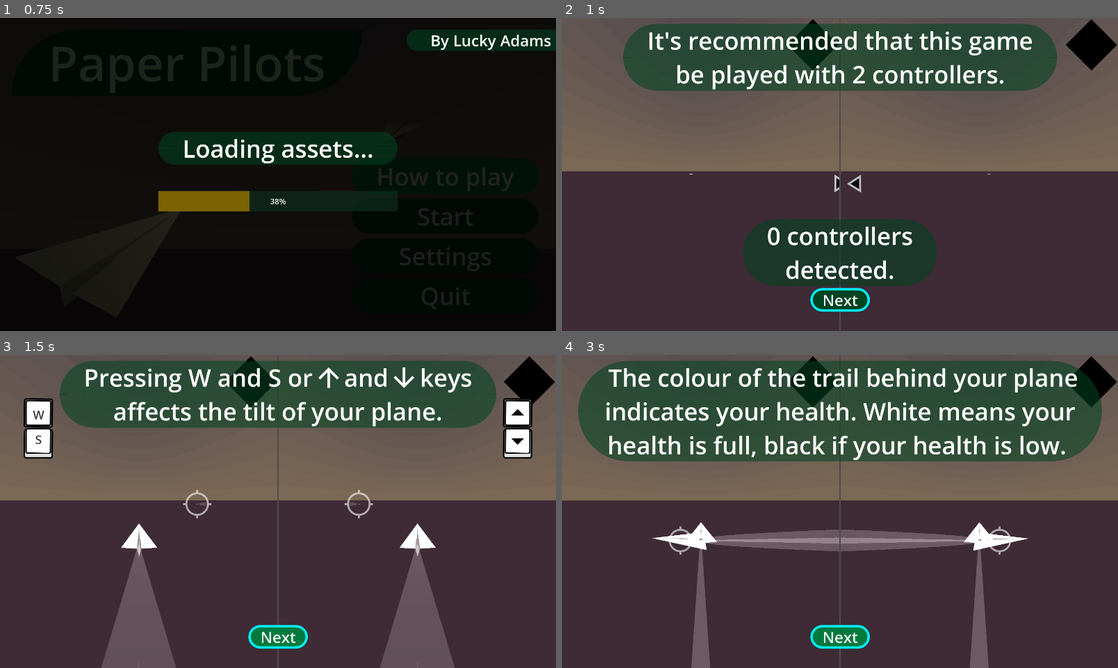
Above: before the commit, frames 1-4 (two rows, left to right).
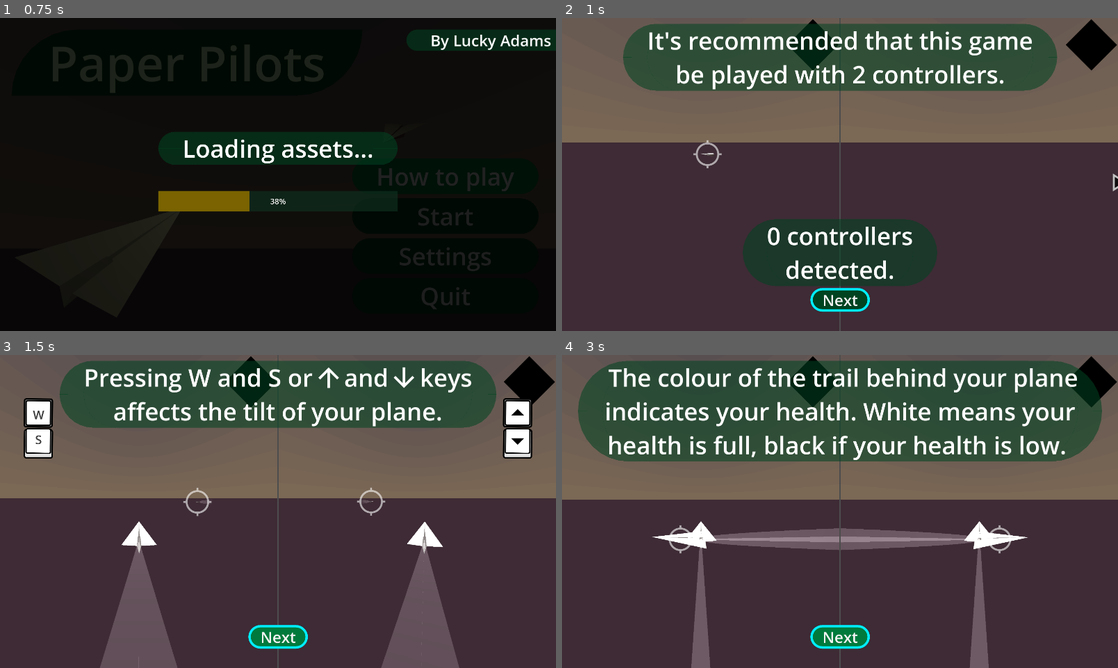
Above: after the commit, the same moments.

Repository: proximadams/Paper-Pilots
Game: Godot game, scene res://scenes/main_menu.tscn
The game is run twice, just before and just after one commit, with the same random seed, the same clock (stepped at 60 frames per second) and the same inputs. A sky picture missing from this copy of the repository is replaced by a grey-blue gradient. Sound files missing from this copy of the repository are replaced by a short silence.
Inputs:
- Up to frame 1 (0.75 s): click "How to play" at 0.5 s
- Up to frame 2 (1 s): no input
- Up to frame 3 (1.5 s): click "Next" at 1.25 s
- Up to frame 4 (3 s): click "Next" at 2 s; click "Next" at 2.75 s

Frame 1 is identical in both runs. In frame 2, 9.5% of the frame differs, in the area x 0-100%, y 38-56%; in frame 3, 2.2%; in frame 4, 1.3%.

Commit message:
camera rotation follows player

Diff:
--- a/scenes/how_to_play_level.tscn
+++ b/scenes/how_to_play_level.tscn
@@ -374,6 +374,7 @@
 [node name="UpDownKeyPress" parent="HowToPlayUI/i2_MovementVertical/0controllersLabel/SpriteHolder2" instance=ExtResource("17_u542t")]
 
 [node name="ArrowUp" type="TextureRect" parent="HowToPlayUI/i2_MovementVertical/0controllersLabel"]
+layout_mode = 0
 offset_left = 1051.0
 offset_top = 6.0
 offset_right = 1179.0
@@ -381,6 +382,7 @@
 texture = ExtResource("19_52h5x")
 
 [node name="ArrowDown" type="TextureRect" parent="HowToPlayUI/i2_MovementVertical/0controllersLabel"]
+layout_mode = 0
 offset_left = 1363.0
 offset_top = 6.0
 offset_right = 1491.0
@@ -464,6 +466,7 @@
 offset_right = -16.0
 
 [node name="ArrowLeft" type="TextureRect" parent="HowToPlayUI/i3_MovementHorizontal/1controllersLabel"]
+layout_mode = 0
 offset_left = 896.0
 offset_top = 146.0
 offset_right = 1024.0
@@ -471,6 +474,7 @@
 texture = ExtResource("22_c86vc")
 
 [node name="ArrowRight" type="TextureRect" parent="HowToPlayUI/i3_MovementHorizontal/1controllersLabel"]
+layout_mode = 0
 offset_left = 1207.0
 offset_top = 146.0
 offset_right = 1335.0
@@ -512,6 +516,7 @@
 offset_right = 8.0
 
 [node name="ArrowLeft" type="TextureRect" parent="HowToPlayUI/i3_MovementHorizontal/0controllersLabel"]
+layout_mode = 0
 offset_left = 1040.0
 offset_top = 6.0
 offset_right = 1168.0
@@ -519,6 +524,7 @@
 texture = ExtResource("22_c86vc")
 
 [node name="ArrowRight" type="TextureRect" parent="HowToPlayUI/i3_MovementHorizontal/0controllersLabel"]
+layout_mode = 0
 offset_left = 1352.0
 offset_top = 6.0
 offset_right = 1480.0
--- a/scripts/player_camera.gd
+++ b/scripts/player_camera.gd
@@ -11,9 +11,15 @@
 
 @onready var viewport = get_parent()
 
+func _ready() -> void:
+	followTarget.look_at(lookAtTarget.global_position)
+
 func _physics_process(_delta: float) -> void:
 	global_position = lerp(global_position, followTarget.global_position, 0.3)
-	look_at(lookAtTarget.global_position)
+	global_rotation.x = lerp_angle(global_rotation.x, followTarget.global_rotation.x, 0.08)
+	global_rotation.y = lerp_angle(global_rotation.y, followTarget.global_rotation.y, 0.08)
+	global_rotation.z = lerp_angle(global_rotation.z, followTarget.global_rotation.z, 0.03)
+
 	if gameOver:
 		enemyOffscreen.visible = false
 		enemyOnscreen.visible = false
Not shown, changed: .DS_Store
